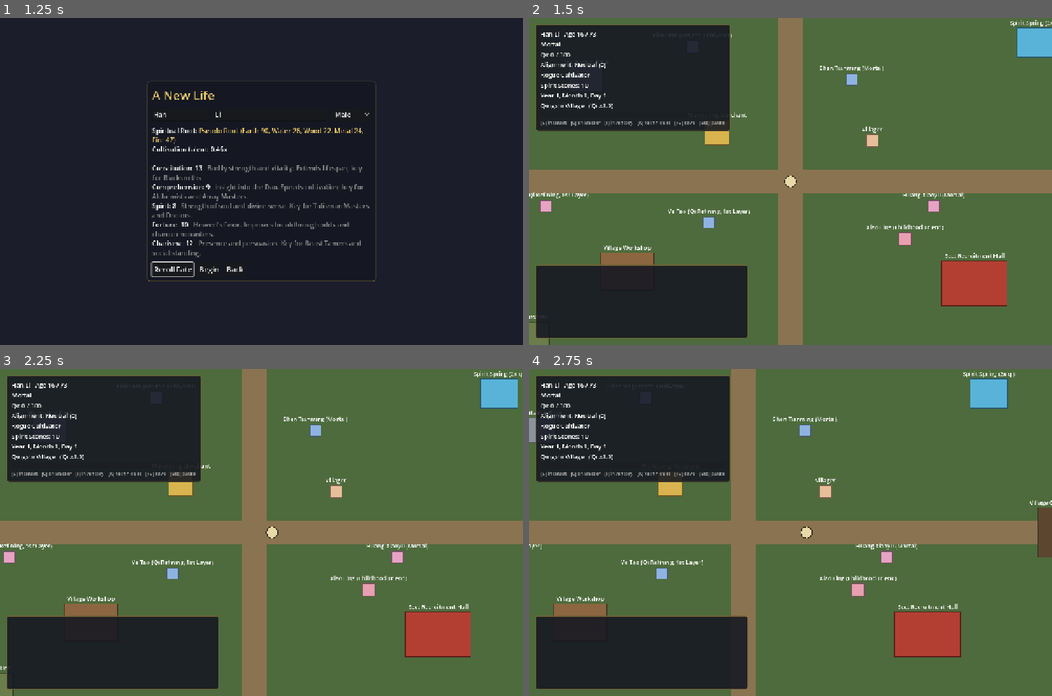
Above: before the commit, frames 1-4 (two rows, left to right).
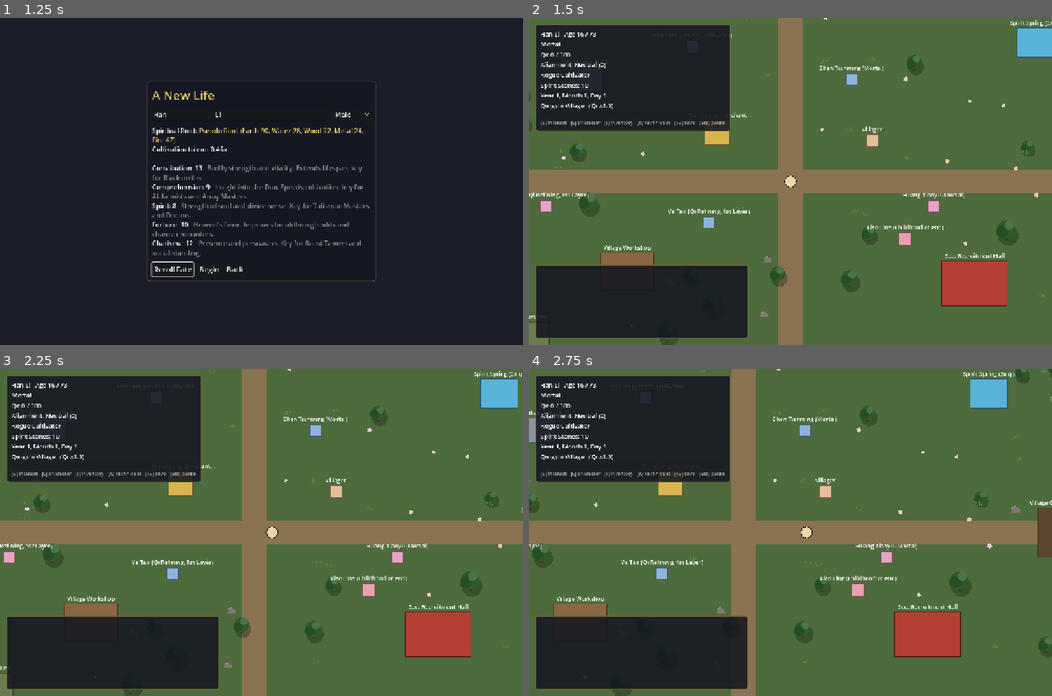
Above: after the commit, the same moments.

Repository: samridghimire/cultivation-game
Game: Godot game, scene res://src/ui/main_menu.tscn
The game is run twice, just before and just after one commit, with the same random seed, the same clock (stepped at 60 frames per second) and the same inputs.
Inputs (mouse positions are in pixels of both pictures, inside the frame that each line leads up to):
- Up to frame 1 (1.25 s): click "New Game" at 0.5 s
- Up to frame 2 (1.5 s): click "Begin" at 1.25 s
- Up to frame 3 (2.25 s): tap Enter at 2 s; move the mouse to (376, 516) at 2.02 s; hold D (move_right) from 2.03 s (still down); hold E (interact) from 2.03 s (still down); click (376, 516) at 2.17 s
- Up to frame 4 (2.75 s): keep holding D (move_right); keep holding E (interact)

Frame 1 is identical in both runs. In frame 2, 1.4% of the frame differs, in the area x 0-99%, y 0-100%; in frame 3, 1.4%; in frame 4, 1.4%, in the area x 0-100%, y 0-100%.

Commit message:
[VIS-002] Region scenery: trees, rocks, grass and flowers
Scenery.place (src/core/systems/scenery.gd) scatters decorations
deterministically per region, off paths, places, npc_spots and spawn.
regions.json map.decor sets counts and colors per region (validated).
The world scene draws them under everything else.

Co-Authored-By: Claude <noreply@anthropic.com>
Co-Authored-By: Claude Opus 5.5 <noreply@anthropic.com>
Claude-Session: https://claude.ai/code/session_01MGfk4BnEFMozC2cmLVGuDt

Diff:
--- a/data/regions.json
+++ b/data/regions.json
@@ -1,12 +1,12 @@
 {
-  "_doc": "World regions. The world scene builds itself from …(695 unchanged characters)… rom data/encounters.json when exploring.",
+  "_doc": "World regions. The world scene builds itself from …(695 unchanged characters)… rom data/encounters.json when exploring. map.decor (optional): scenery drawn on the map, counts trees/rocks/grass/flowers (0-300) and colors tree_color/rock_color/grass_color/flower_color (hex); missing keys use Scenery.DEFAULTS.",
   "start_region": "qingshi_village",
   "regions": [
     {
       "id": "qingshi_village", "name": "Qingshi Village",
       "description": "A sleepy mortal village where your journey begins.",
       "qi_density": 1.0, "danger": 0,
-      "map": {"size": [1600, 1000], "ground": "4d6b3c", "border": "2a3a20", "paths": [[0, 470, 1600, 60], [770, 0, 60, 1000]], "path_color": "8a7350"},
+      "map": {"size": [1600, 1000], "ground": "4d6b3c", "border": "2a3a20", "paths": [[0, 470, 1600, 60], [770, 0, 60, 1000]], "path_color": "8a7350", "decor": {"trees": 22, "rocks": 8, "grass": 40, "flowers": 16}},
       "spawn": [800, 500],
       "npc_spots": [[600, 600], [950, 250], [1150, 560], [200, 560], [650, 880], [1000, 880]],
       "routes": [
@@ -29,7 +29,7 @@
       "id": "misty_forest", "name": "Misty Forest",
       "description": "Ancient trees veiled in mist. Spirit herbs grow here, and so do spirit beasts.",
       "qi_density": 1.5, "danger": 1,
-      "map": {"size": [1600, 1000], "ground": "2f4f2f", "border": "16261a", "paths": [[0, 470, 1600, 60]], "path_color": "5c5238"},
+      "map": {"size": [1600, 1000], "ground": "2f4f2f", "border": "16261a", "paths": [[0, 470, 1600, 60]], "path_color": "5c5238", "decor": {"trees": 45, "rocks": 10, "grass": 60, "flowers": 4, "tree_color": "1d3b22", "grass_color": "3f6b3a", "flower_color": "c9e0f2"}},
       "spawn": [120, 500],
       "npc_spots": [[300, 380], [700, 600], [1000, 380], [1450, 300], [250, 750], [1450, 850]],
       "routes": [
@@ -52,7 +52,7 @@
       "id": "fallen_star_market", "name": "Fallen Star Market",
       "description": "A bustling free city where rogue cultivators trade treasures and rumours.",
       "qi_density": 1.1, "danger": 0,
-      "map": {"size": [1600, 1000], "ground": "6b6250", "border": "3a3428", "paths": [[0, 470, 1600, 60], [770, 0, 60, 1000]], "path_color": "9c917a"},
+      "map": {"size": [1600, 1000], "ground": "6b6250", "border": "3a3428", "paths": [[0, 470, 1600, 60], [770, 0, 60, 1000]], "path_color": "9c917a", "decor": {"trees": 5, "rocks": 12, "grass": 12, "flowers": 4, "rock_color": "8a8170", "grass_color": "7a8a55"}},
       "spawn": [800, 900],
       "npc_spots": [[600, 600], [1000, 600], [600, 200], [1000, 200], [1450, 450], [200, 600]],
       "routes": [
@@ -78,7 +78,7 @@
       "id": "azure_peak", "name": "Azure Peak",
       "description": "Cloud-wreathed mountains thick with qi. Fierce beasts guard the heights.",
       "qi_density": 2.5, "danger": 3,
-      "map": {"size": [1600, 1000], "ground": "5a6f80", "border": "2b3540", "paths": [[0, 470, 1600, 60]], "path_color": "8f9aa3"},
+      "map": {"size": [1600, 1000], "ground": "5a6f80", "border": "2b3540", "paths": [[0, 470, 1600, 60]], "path_color": "8f9aa3", "decor": {"trees": 10, "rocks": 35, "grass": 20, "flowers": 8, "tree_color": "37574c", "rock_color": "a3adb5", "grass_color": "6f8a7a", "flower_color": "f2f2ff"}},
       "spawn": [120, 500],
       "npc_spots": [[500, 380], [900, 380], [1000, 620], [600, 620], [1450, 350], [300, 850]],
       "routes": [
--- a/src/core/game_data.gd
+++ b/src/core/game_data.gd
@@ -208,6 +208,7 @@
 	load_errors.append_array(Children.validate(self))
 	load_errors.append_array(Sects.validate_missions(self))
 	load_errors.append_array(Exploration.validate_choices(self))
+	load_errors.append_array(Scenery.validate(self))
 	for item: Dictionary in items.values():
 		if item.get("effects", {}).has("buff"):
 			for error in Buffs.validate_effect(item["effects"]["buff"]):
--- /dev/null
+++ b/src/core/systems/scenery.gd
@@ -0,0 +1,99 @@
+class_name Scenery
+extends RefCounted
+## Decorative scenery for a region map (VIS-002): trees, rocks, grass tufts and
+## flowers scattered off the paths, places, npc_spots and spawn point.
+## Pure placement: the world scene draws the result. Counts and colors come
+## from regions.json `map.decor`, falling back to DEFAULTS.
+
+const KINDS := ["tree", "rock", "grass", "flower"]
+## map.decor keys: "<kind>s" counts, "<kind>_color" colors.
+const DEFAULTS := {
+	"trees": 14, "rocks": 8, "grass": 40, "flowers": 12,
+	"tree_color": "2e5a2a", "rock_color": "7d7a72", "grass_color": "5f8a45", "flower_color": "e8c9e0",
+}
+const MAX_COUNT := 300
+## Clearance kept around places, npc spots and the spawn point, and from the map edge.
+const CLEARANCE := 28.0
+const SPOT_RADIUS := 30.0
+const EDGE := 16.0
+## Placement tries per decoration before it is dropped.
+const TRIES := 12
+
+
+## Count key of a kind in map.decor ("grass" is both singular and plural).
+static func count_key(kind: String) -> String:
+	return "grass" if kind == "grass" else kind + "s"
+
+
+## Decor settings of a region: DEFAULTS overridden by map.decor.
+static func settings(region: Dictionary) -> Dictionary:
+	var out := DEFAULTS.duplicate()
+	out.merge(region.get("map", {}).get("decor", {}), true)
+	return out
+
+
+## [{kind, pos: Vector2, scale: float, color: Color}] for a region, deterministic
+## for a given rng seed. Nothing is placed on paths, places, npc_spots or spawn.
+static func place(region: Dictionary, rng: RandomNumberGenerator) -> Array[Dictionary]:
+	var map: Dictionary = region.get("map", {})
+	var size_arr: Array = map.get("size", [1600, 1000])
+	var size := Vector2(float(size_arr[0]), float(size_arr[1]))
+	var blocked := blocked_rects(region)
+	var spots: Array[Vector2] = []
+	for s in region.get("npc_spots", []):
+		spots.append(Vector2(float(s[0]), float(s[1])))
+	if region.has("spawn"):
+		spots.append(Vector2(float(region["spawn"][0]), float(region["spawn"][1])))
+	var cfg := settings(region)
+	var out: Array[Dictionary] = []
+	for kind: String in KINDS:
+		var color := Color(String(cfg[kind + "_color"]))
+		for i in clampi(int(cfg[count_key(kind)]), 0, MAX_COUNT):
+			for attempt in TRIES:
+				var pos := Vector2(rng.randf_range(EDGE, size.x - EDGE), rng.randf_range(EDGE, size.y - EDGE))
+				if is_clear(pos, blocked, spots):
+					out.append({"kind": kind, "pos": pos, "scale": rng.randf_range(0.8, 1.25), "color": color})
+					break
+	return out
+
+
+## Paths as-is and places grown by CLEARANCE (places are centered on pos).
+static func blocked_rects(region: Dictionary) -> Array[Rect2]:
+	var out: Array[Rect2] = []
+	for r in region.get("map", {}).get("paths", []):
+		out.append(Rect2(float(r[0]), float(r[1]), float(r[2]), float(r[3])))
+	for p: Dictionary in region.get("places", []):
+		var pos: Array = p.get("pos", [0, 0])
+		var sz: Array = p.get("size", [64, 64])
+		var size := Vector2(float(sz[0]), float(sz[1]))
+		out.append(Rect2(Vector2(float(pos[0]), float(pos[1])) - size / 2.0, size).grow(CLEARANCE))
+	return out
+
+
+static func is_clear(pos: Vector2, blocked: Array[Rect2], spots: Array[Vector2]) -> bool:
+	for r in blocked:
+		if r.has_point(pos):
+			return false
+	for s in spots:
+		if pos.distance_to(s) < SPOT_RADIUS + CLEARANCE:
+			return false
+	return true
+
+
+## Load errors for map.decor in data/regions.json.
+static func validate(data: GameData) -> PackedStringArray:
+	var errors: PackedStringArray = []
+	for region: Dictionary in data.regions.values():
+		var decor: Variant = region.get("map", {}).get("decor", {})
+		if not decor is Dictionary:
+			errors.append("Region '%s' map.decor must be an object" % region["id"])
+			continue
+		for key in decor:
+			if not DEFAULTS.has(key):
+				errors.append("Region '%s' map.decor has unknown key '%s'" % [region["id"], key])
+			elif String(key).ends_with("_color"):
+				if not (decor[key] is String and Color.html_is_valid(decor[key])):
+					errors.append("Region '%s' map.decor.%s is not a color" % [region["id"], key])
+			elif not (decor[key] is float or decor[key] is int) or int(decor[key]) < 0 or int(decor[key]) > MAX_COUNT:
+				errors.append("Region '%s' map.decor.%s must be 0-%d" % [region["id"], key, MAX_COUNT])
+	return errors
--- a/src/world/world.gd
+++ b/src/world/world.gd
@@ -23,6 +23,8 @@
 
 var map_size := Vector2(1600, 1000)
 var _region: Dictionary = {}
+## Scenery.place() output, drawn under everything else.
+var _decor: Array[Dictionary] = []
 
 @onready var player: Player = $Player
 
@@ -35,6 +37,7 @@
 	var map: Dictionary = _region.get("map", {})
 	map_size = _vec(map.get("size", [map_size.x, map_size.y]))
 	player.position = _vec(_region.get("spawn", [map_size.x / 2.0, map_size.y / 2.0]))
+	_build_decor()
 	_build_places()
 	_build_npcs()
 	_build_bounds()
@@ -68,6 +71,14 @@
 		shape.shape = box
 		shape.position = rect.position + rect.size / 2.0
 		walls.add_child(shape)
+
+
+## Scenery is seeded from the region id, so a region always looks the same.
+func _build_decor() -> void:
+	var rng := RandomNumberGenerator.new()
+	rng.seed = hash(GameState.current_region)
+	_decor = Scenery.place(_region, rng)
+	_decor.sort_custom(func(a: Dictionary, b: Dictionary) -> bool: return a["pos"].y < b["pos"].y)
 
 
 func _build_places() -> void:
@@ -152,4 +163,33 @@
 	var path_color := Color(map.get("path_color", "8a7350"))
 	for r in map.get("paths", []):
 		draw_rect(Rect2(r[0], r[1], r[2], r[3]), path_color)
+	for d in _decor:
+		_draw_decor(d)
 	draw_rect(Rect2(Vector2.ZERO, map_size), Color(map.get("border", "2a3a20")), false, 6.0)
+
+
+func _draw_decor(d: Dictionary) -> void:
+	var p: Vector2 = d["pos"]
+	var k: float = d["scale"]
+	var c: Color = d["color"]
+	match d["kind"]:
+		"tree":
+			draw_circle(p + Vector2(4, 6) * k, 20.0 * k, Color(0, 0, 0, 0.25))
+			draw_rect(Rect2(p + Vector2(-3, 2) * k, Vector2(6, 14) * k), Color("4a3524"))
+			draw_circle(p + Vector2(0, -6) * k, 18.0 * k, c)
+			draw_circle(p + Vector2(-8, -2) * k, 12.0 * k, c.darkened(0.15))
+			draw_circle(p + Vector2(6, -14) * k, 9.0 * k, c.lightened(0.15))
+		"rock":
+			var pts := PackedVector2Array([Vector2(-12, 6), Vector2(-9, -5), Vector2(-1, -9), Vector2(10, -4), Vector2(12, 6)])
+			for i in pts.size():
+				pts[i] = p + pts[i] * k
+			draw_colored_polygon(pts, c)
+			draw_line(p + Vector2(-9, -5) * k, p + Vector2(-1, -9) * k, c.lightened(0.3), 2.0)
+		"grass":
+			for x in [-4.0, 0.0, 4.0]:
+				draw_line(p + Vector2(x, 4) * k, p + Vector2(x * 1.6, -5 + absf(x) * 0.5) * k, c, 1.5)
+		"flower":
+			draw_line(p, p + Vector2(0, 6) * k, Color("4f7a3a"), 1.5)
+			for i in 5:
+				draw_circle(p + Vector2.from_angle(TAU * i / 5.0) * 3.0 * k, 2.2 * k, c)
+			draw_circle(p, 1.6 * k, Color("f2d24b"))
--- /dev/null
+++ b/tests/unit/test_scenery.gd
@@ -0,0 +1,57 @@
+extends TestCase
+## VIS-002: region scenery placement and map.decor validation.
+
+
+func _region() -> Dictionary:
+	return {
+		"id": "test",
+		"map": {"size": [800, 600], "paths": [[0, 280, 800, 40]], "decor": {"trees": 20, "rocks": 5, "grass": 0, "flowers": 3}},
+		"places": [{"type": "meditation", "pos": [200, 150], "size": [100, 80]}],
+		"npc_spots": [[600, 450]],
+		"spawn": [400, 500],
+	}
+
+
+func test_counts_come_from_decor_with_defaults() -> void:
+	var cfg := Scenery.settings({"map": {"decor": {"trees": 3}}})
+	assert_eq(cfg["trees"], 3)
+	assert_eq(cfg["rocks"], Scenery.DEFAULTS["rocks"])
+	var placed := Scenery.place(_region(), seeded_rng())
+	var counts := {}
+	for d in placed:
+		counts[d["kind"]] = int(counts.get(d["kind"], 0)) + 1
+	assert_false(counts.has("grass"), "grass: 0 places none")
+	assert_true(int(counts.get("tree", 0)) > 10, "most trees find a spot")
+	assert_true(int(counts.get("tree", 0)) <= 20)
+
+
+func test_decor_avoids_paths_places_spots_and_spawn() -> void:
+	var region := _region()
+	var blocked := Scenery.blocked_rects(region)
+	for d in Scenery.place(region, seeded_rng(7)):
+		var pos: Vector2 = d["pos"]
+		for r in blocked:
+			assert_false(r.has_point(pos), "%s on a blocked rect" % d["kind"])
+		assert_gt(pos.distance_to(Vector2(600, 450)), Scenery.SPOT_RADIUS)
+		assert_gt(pos.distance_to(Vector2(400, 500)), Scenery.SPOT_RADIUS)
+		assert_true(Rect2(0, 0, 800, 600).has_point(pos))
+
+
+func test_same_seed_same_scenery() -> void:
+	var a := Scenery.place(_region(), seeded_rng(3))
+	var b := Scenery.place(_region(), seeded_rng(3))
+	assert_eq(a.size(), b.size())
+	for i in a.size():
+		assert_eq(a[i]["pos"], b[i]["pos"])
+
+
+func test_every_region_has_scenery_and_valid_decor() -> void:
+	assert_eq(Scenery.validate(data()).size(), 0)
+	for region: Dictionary in data().regions.values():
+		assert_gt(Scenery.place(region, seeded_rng()).size(), 0, region["id"])
+
+
+func test_validate_flags_bad_decor() -> void:
+	var d := GameData.new()
+	d.regions = {"bad": {"id": "bad", "map": {"decor": {"trees": -1, "rock_color": "nope", "dragons": 2}}}}
+	assert_eq(Scenery.validate(d).size(), 3)
Not shown, added: src/core/systems/scenery.gd.uid
Not shown, added: tests/unit/test_scenery.gd.uid
Not shown, changed: docs/BACKLOG.md
Not shown, changed: docs/CHANGELOG.md
